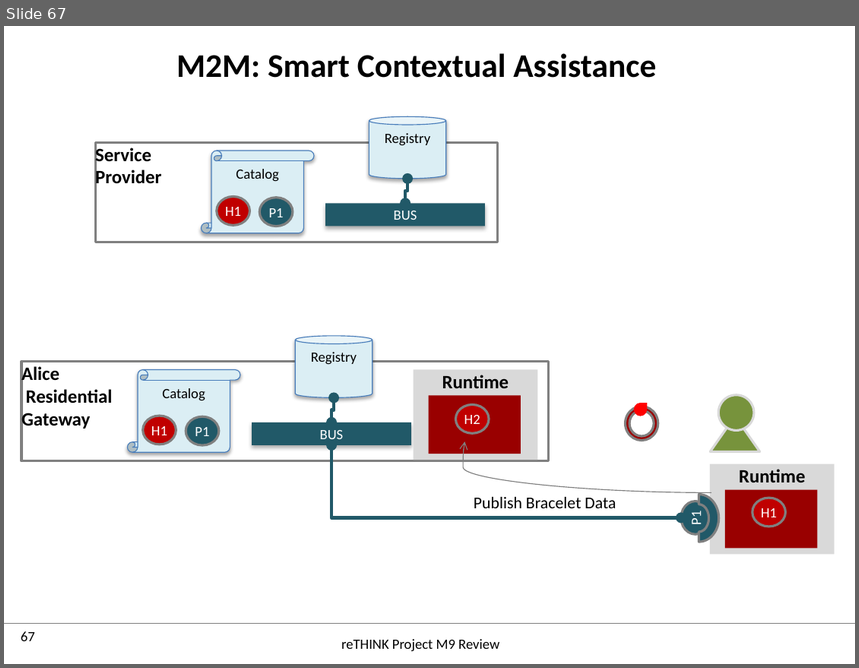
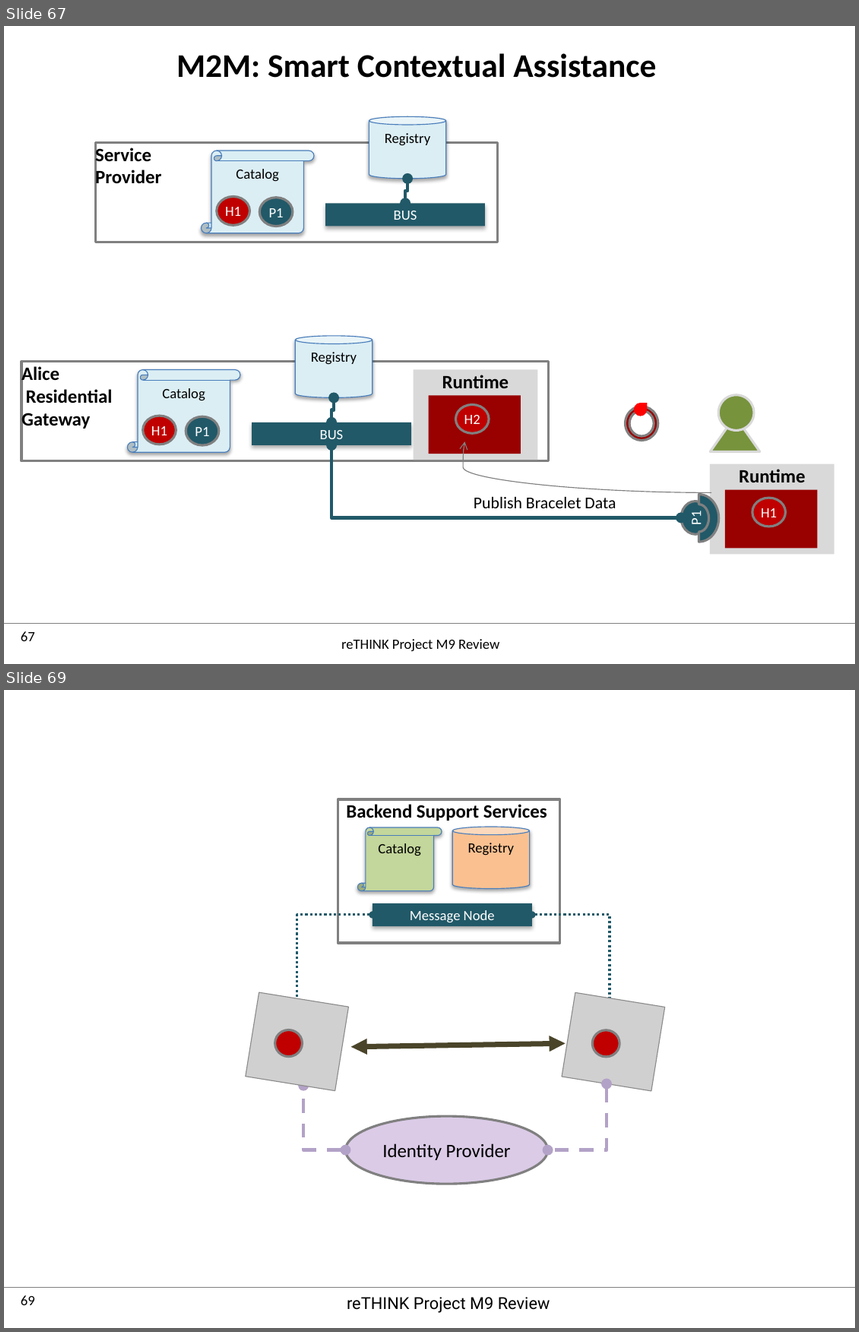
Before and after one commit to reTHINK-project/specs, a slide deck: tutorials/images.pptx. Shown one above the other, each under a label of ours: slide 67 before the commit, slides 67 and 69 after it; the slides between them are not shown. The pictures are 859x668 and 859x1332 pixels, drawn with LibreOffice and Linux fonts; fonts in the diff are those of the drawing; grey boxes stand for pictures; background and template pictures are left out. Boxes give left, top, right and bottom in pixels: in the first picture for what was removed or moved away, otherwise in the second. Text is boxed around its words. In the diff, an @@ line names an element or a change of style, - is before the commit and + after.

Commit message:
Added Missed spec for the invitation message sent by the Syncher Reporter

```diff
--- a/tutorials/images.pptx
+++ b/tutorials/images.pptx
@@ slide 69 added at (4, 690, 855, 1328), background #FFFFFF; not listed: 2 template elements that a slide beside it also shows @@
@@ rectangle added at (338, 799, 560, 944), outline #808080 2 pt, 16 pt, text #000000, bold @@
+Backend Support Services
@@ vertical scroll added at (358, 828, 443, 891), fill #C3D69B, outline #4B7EBC 0.75 pt, 12 pt, text #000000 @@
+Catalog
@@ cylinder added at (452, 827, 530, 889), fill #FAC090, outline #4B7EBC 0.75 pt, 12 pt, text #000000 @@
+Registry
@@ elbow double arrow added from (373, 915) to (297, 1019), #215968 2 pt dashed @@
@@ rectangle added at (373, 904, 531, 926), fill #215968, 12 pt, text #FFFFFF @@
+Message Node
@@ elbow double arrow added from (531, 915) to (610, 1017), #215968 2 pt dashed @@
@@ picture added at (246, 992, 349, 1091) @@
@@ picture added at (562, 993, 666, 1092) @@
@@ ellipse added at (275, 1030, 302, 1057), fill #C00000, outline #808080 2 pt @@
@@ ellipse added at (592, 1030, 620, 1057), fill #C00000, outline #808080 2 pt @@
@@ double arrow added from (565, 1043) to (351, 1046), #4A452A 4.5 pt @@
@@ elbow double arrow added from (345, 1151) to (303, 1086), #B3A2C7 3 pt dashed @@
@@ elbow double arrow added from (607, 1084) to (548, 1151), #B3A2C7 3 pt dashed @@
@@ ellipse added at (345, 1116, 548, 1185), fill #7030A0 at 25% opacity, outline #808080 2 pt, 16 pt, text #000000 @@
+Identity Provider
@@ text added at (347, 1297, 550, 1313), 14 pt, text #000000 @@
+reTHINK Project M9 Review
```
Also in this commit, not shown: 1 other slide added, 2 other files.
